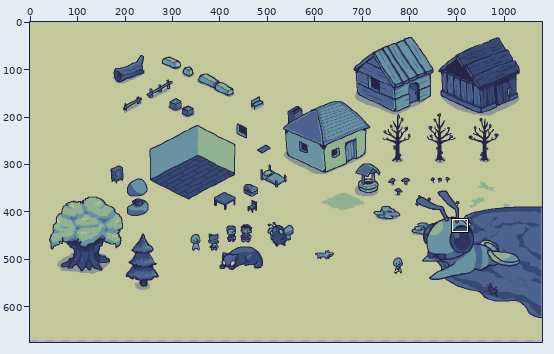
One commit to this pixel-art file: assets/concept.aseprite. Above, an overview of the earlier version with the close-up marked.
Close-up. As it was:
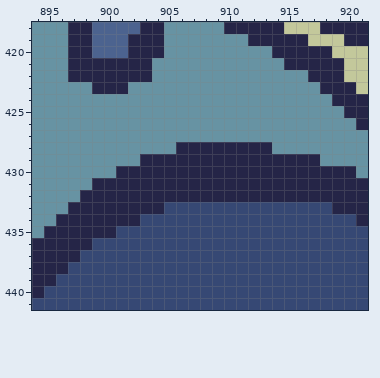
1080x674 pixels, 1 frame. Colours within 5 levels of each other are drawn and written as one. Shown: x 894..921, y 418..441.
The result:
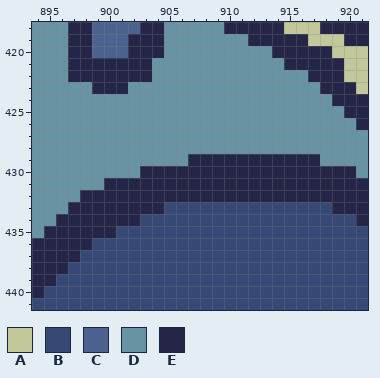
Palette (. is transparent): A #c3c89b  B #364874  C #4c638f  D #6793a3  E #252547
The edit:
--- layer "Layer 13"
@@ x 897..915 @@
 427 DDDDDDDDDDDDDDDDDDD
-428 DDDDDDDDDEEEEEEEEDD
-429 DDDDDDEEEEEEEEEEEEE
-430 DDDDEEEEEEEEEEEEEEE
-431 DDEEEEEEEEEEEEEEEEE
+428 DDDDDDDDDDDDDDDDDDD
+429 DDDDDDDDDDEEEEEEEEE
+430 DDDDDDEEEEEEEEEEEEE
+431 DDDEEEEEEEEEEEEEEEE
 432 DEEEEEEEEEEEEEEEEEE
